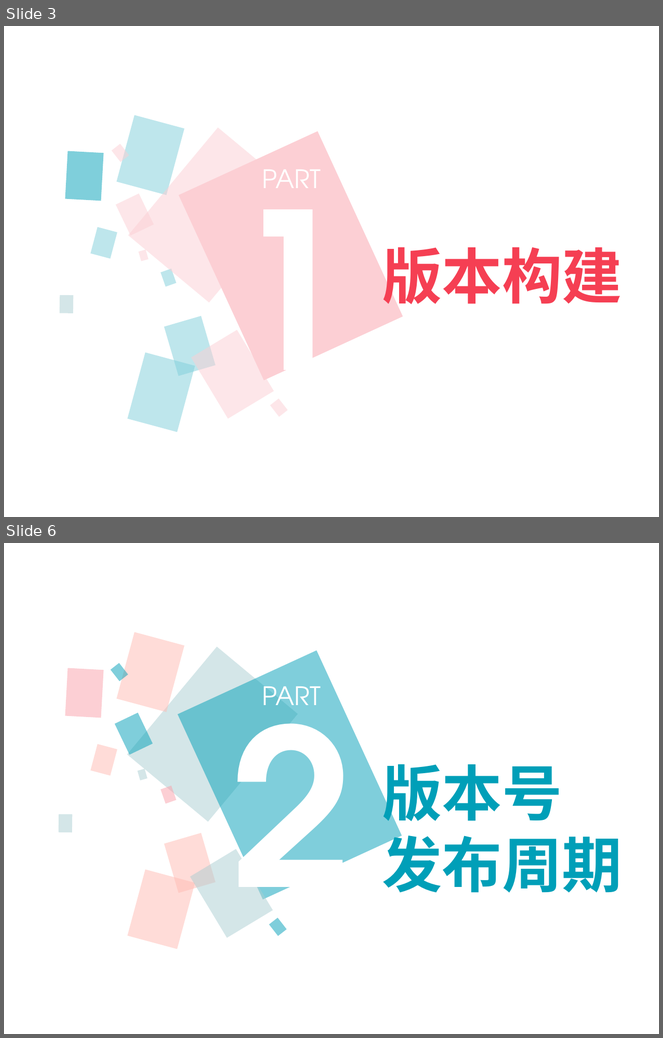
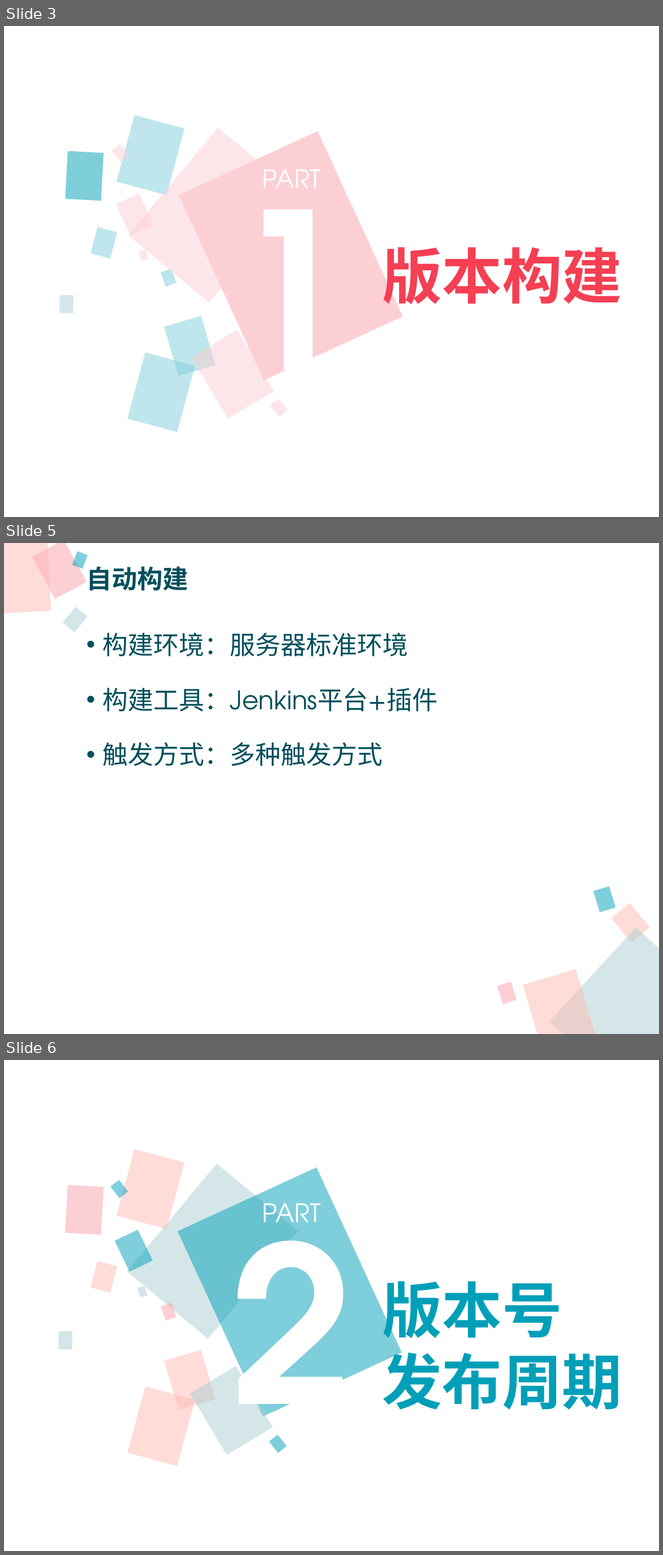
Before and after one commit to xianmomo/demo, a slide deck: 新员工入职指引/信息技术部版本构建及发布过程.pptx. Shown one above the other, each under a label of ours: slides 3 and 6 before the commit, slides 3, 5 and 6 after it; the slides between them are not shown. The pictures are 663x1038 and 663x1555 pixels, drawn with LibreOffice and Linux fonts; fonts in the diff are those of the drawing. Boxes give left, top, right and bottom in pixels: in the first picture for what was removed or moved away, otherwise in the second. Text is boxed around its words. In the diff, an @@ line names an element or a change of style, - is before the commit and + after.

```diff
--- a/新员工入职指引/信息技术部版本构建及发布过程.pptx
+++ b/新员工入职指引/信息技术部版本构建及发布过程.pptx
@@ slide 5 added at (4,543,659,1034), background #FFFFFF @@
@@ rectangle added at (4,543,51,614), fill #FFBBB3 at 50% opacity @@
@@ rectangle added at (32,543,87,599), fill #FAA0AA at 50% opacity @@
@@ rectangle added at (72,552,88,569), fill #009FB8 at 50% opacity @@
@@ text added at (86,566,188,591), 28 pt, text #004F5C, bold @@
+自动构建
@@ rectangle added at (63,607,87,632), fill #AACED2 at 50% opacity @@
@@ text added at (103,632,438,766), 28 pt, text #004F5C @@
+• 构建环境：服务器标准环境
+• 构建工具：Jenkins平台+插件
+• 触发方式：多种触发方式
@@ rectangle added at (593,886,616,913), fill #009FB8 at 50% opacity @@
@@ rectangle added at (611,903,649,943), fill #FFBBB3 at 50% opacity @@
@@ rectangle added at (549,928,659,1034), fill #AACED2 at 50% opacity @@
@@ rectangle added at (522,970,597,1034), fill #FFBBB3 at 50% opacity @@
@@ rectangle added at (497,982,517,1005), fill #FAA0AA at 50% opacity @@
```
Also in this commit, not shown: 9 slides changed, 1 slide removed.
